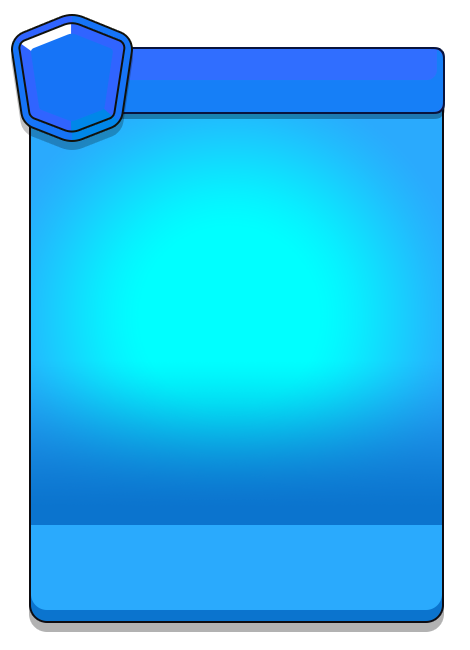
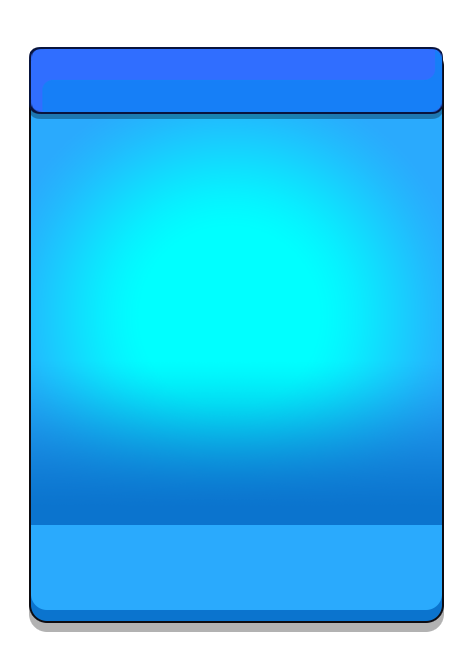
The second 470 x 650 image is a revision of the first. Changes to its layers:
hid "level copia" over left=11, top=14, right=133, bottom=150
painted on "bar copia" over left=31, top=49, right=443, bottom=112
painted on "bg" (2nd of 4, in "1" › "CharacterLevelMax" › "bg") over left=30, top=48, right=444, bottom=113
painted on "glow" over left=13, top=77, right=445, bottom=150
